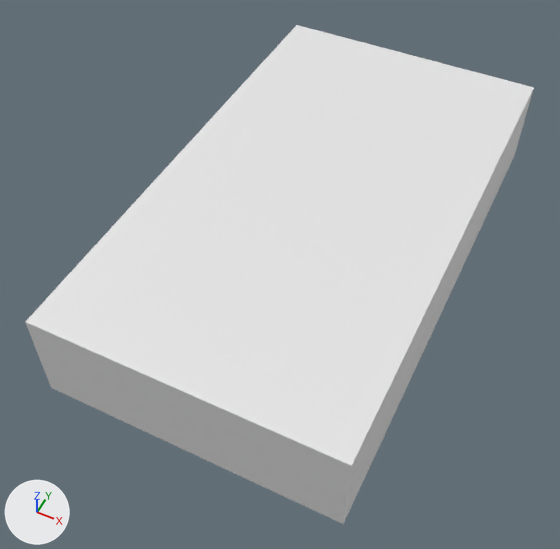
Before and after pictures for a commit that changed the glTF model Model3d/glb/C04-06037A.glb.
Before and after are seen from a 50 mm camera at (0.00213, -0.00153, 0.0035) aimed at (0.00079, 0.00116, 0.00014). The lights are fixed; the arrows at lower left show +X, +Y and +Z. The picture after the commit comes second. Where no turn or scale is listed for an object, it has been applied to the vertices. Vertices at exactly the same position are counted once.

In view in the first picture: 'OpenSCAD Model'.
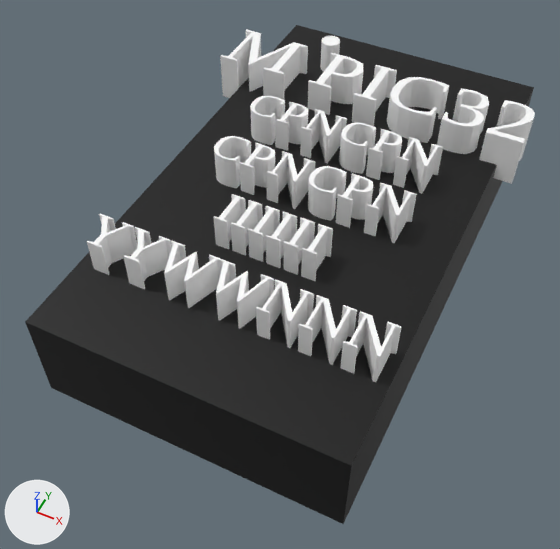
Boxes [x1, y1, x2, y2] around the edits, measured in the pictures (560 x 549 px):
'OpenSCAD Model', reshaped
    before: [25, 25, 534, 524]
    after: [25, 25, 535, 524]
part 1 of me_openscad_model, added
    after: [25, 25, 535, 466]
part 2 of me_openscad_model, recoloured
    before: [25, 161, 512, 524]
    after: [25, 181, 503, 524]

The change, as a list of edits to the scene's bpy script:
```text
Add mat_color_1:
    mat_color_1 = principled_material('Color 1')
    mat_color_1.base_color = (0.0, 0.0, 0.0)  # black #000000
Add mat_color_2:
    mat_color_2 = principled_material('Color 2')
    mat_color_2.base_color = (1.0, 1.0, 1.0)  # white #ffffff
Change me_openscad_model:
    used by ob_openscad_model
    remove me_openscad_model.from_pydata(...)  # 8 vertices, 12 faces; spans x 0.0..0.0017, y 0.0..0.003, z 0.0..0.00057
    add me_openscad_model.from_pydata(...)  # 1521 vertices, 3042 faces; spans x -0.00012..0.00181, y 0.0..0.003, z 0.0..0.00077
    me_openscad_model part 1: 1513 vertices added at x -0.00012..0.00181, y 0.00042..0.00268, z 0.00047..0.00077
    me_openscad_model part 2: 8 faces spanning x 0.0..0.0017, y 0.0..0.003, z 0.0..0.00057 switch from no material to mat_color_1 (black #000000)
    add me_openscad_model.materials.append(mat_color_2)  # white #ffffff
```
